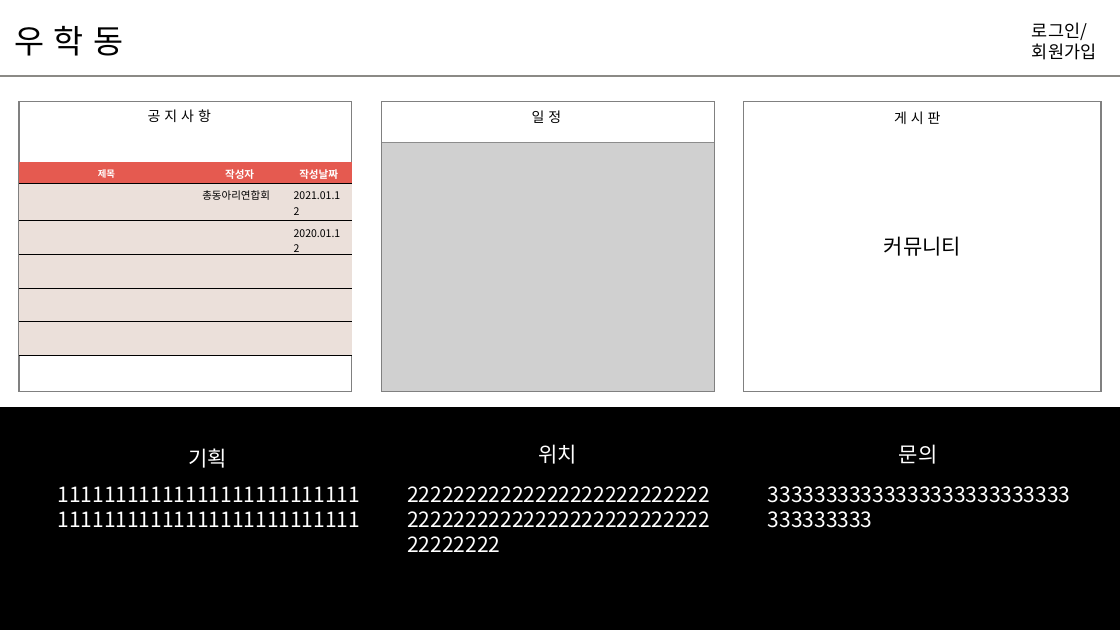
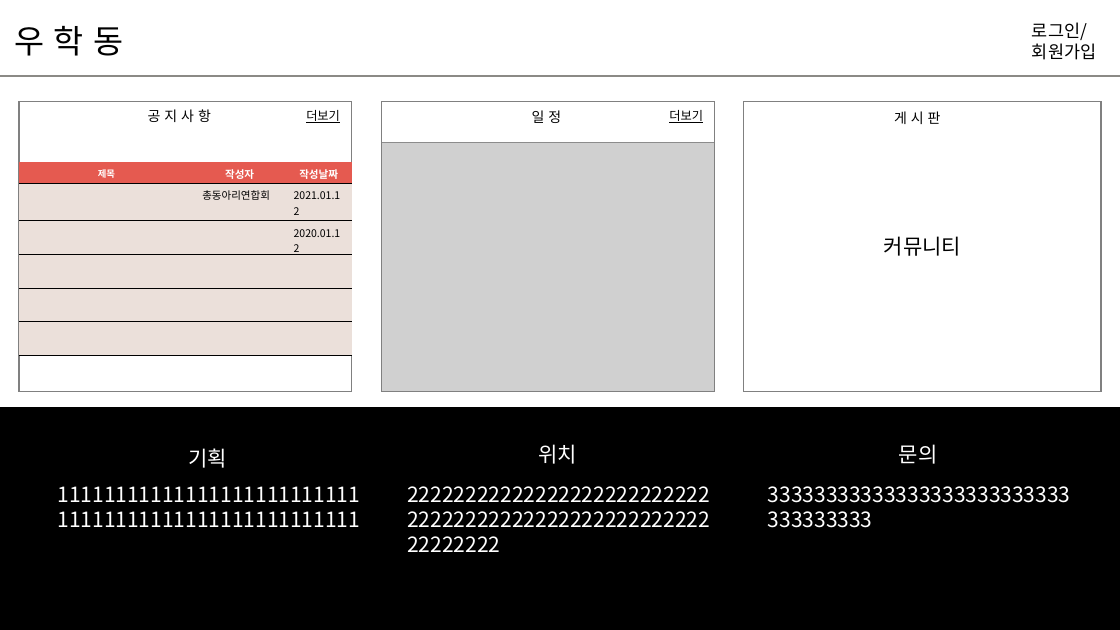
Before and after one commit to hyunniesss/ToyProject, a slide deck: slide 7 of document/와이어프레임/우학동_와이어프레임.pptx (slide 3 before the commit). Drawn at 1120x630 pixels with LibreOffice and Linux fonts; fonts in the diff are those of the drawing; grey boxes stand for pictures. Boxes give left, top, right and bottom in pixels: in the first picture for what was removed or moved away, otherwise in the second. Text is boxed around its words. In the diff, an @@ line names an element or a change of style, - is before the commit and + after.

```diff
--- a/document/와이어프레임/우학동_와이어프레임.pptx
+++ b/document/와이어프레임/우학동_와이어프레임.pptx
@@ text added at bbox=[306, 110, 340, 123], 10.5 pt, text #000000, underline @@
+더보기
@@ text added at bbox=[669, 110, 703, 123], 10.5 pt, text #000000, underline @@
+더보기
```
Also in this commit, not shown: 7 other slides changed, 2 slides added.
